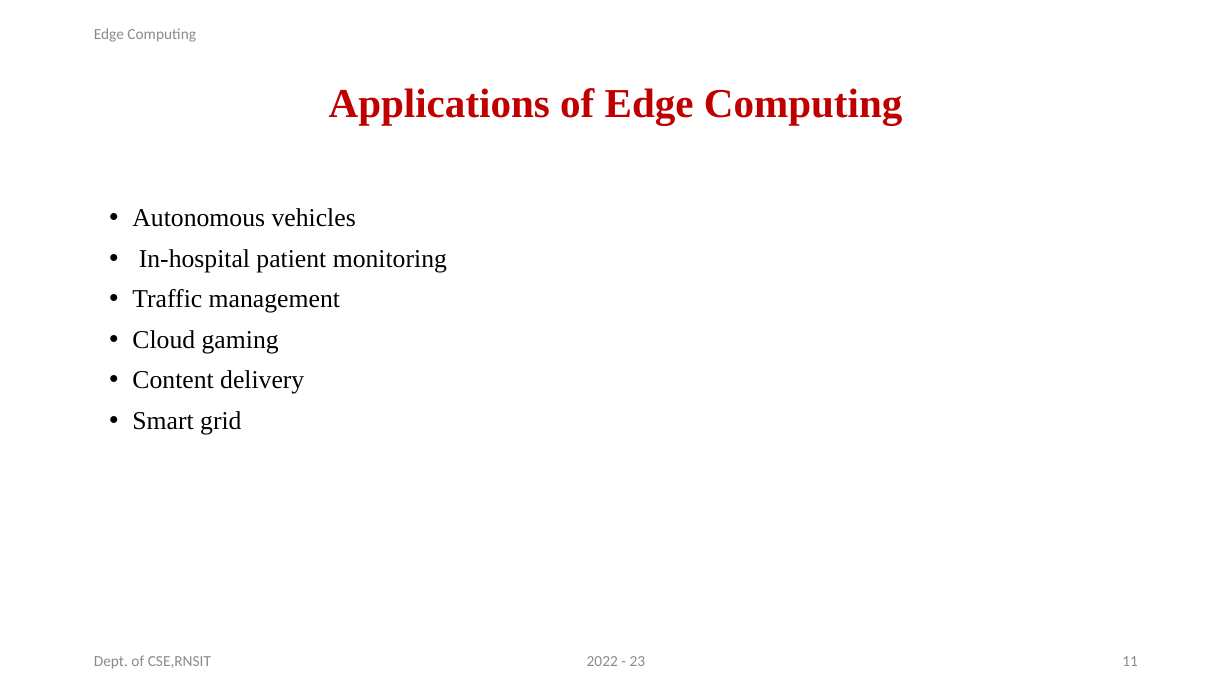
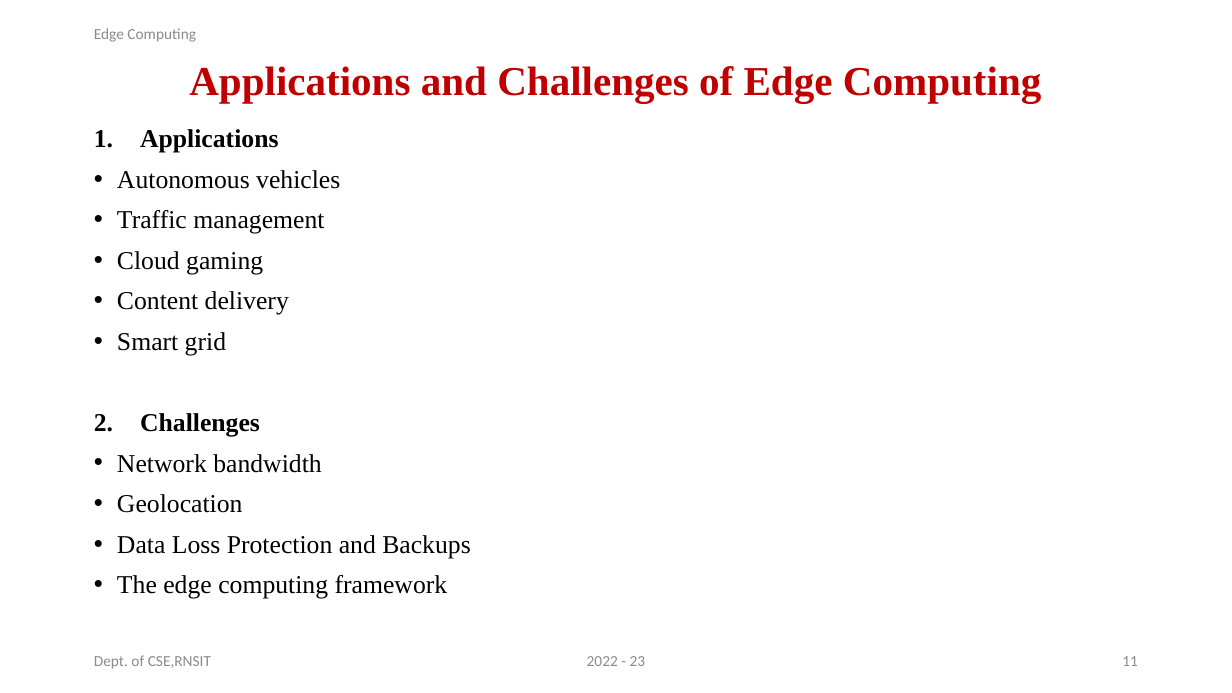
Before and after one commit to Nitish36/Technical_Seminar, a slide deck: slide 11 of Technical Seminar Presentation PPT format _BE_2023.pptx. Drawn at 1232x693 pixels with LibreOffice and Linux fonts; fonts in the diff are those of the drawing. Boxes give left, top, right and bottom in pixels: in the first picture for what was removed or moved away, otherwise in the second. Text is boxed around its words. In the diff, an @@ line names an element or a change of style, - is before the commit and + after.

```diff
--- a/Technical Seminar Presentation PPT format _BE_2023.pptx
+++ b/Technical Seminar Presentation PPT format _BE_2023.pptx
@@ title at [189,66,1042,103]: text changed @@
-Applications of Edge Computing
+Applications and Challenges of Edge Computing
@@ text "Applications": place and size @@
-text "Applications" at [132,208,447,435]
+text "Applications" at [117,129,471,599]
@@ text at [140,129,278,153]: paragraph added @@
+1. Applications
@@ text at [139,249,447,272]: paragraph removed @@
-• In-hospital patient monitoring
@@ text at [117,413,471,599]: paragraphs added @@
+2. Challenges
+• Network bandwidth
+• Geolocation
+• Data Loss Protection and Backups
+• The edge computing framework
```
Also in this commit, not shown: 3 other slides changed, 1 slide removed, 11 other files.
